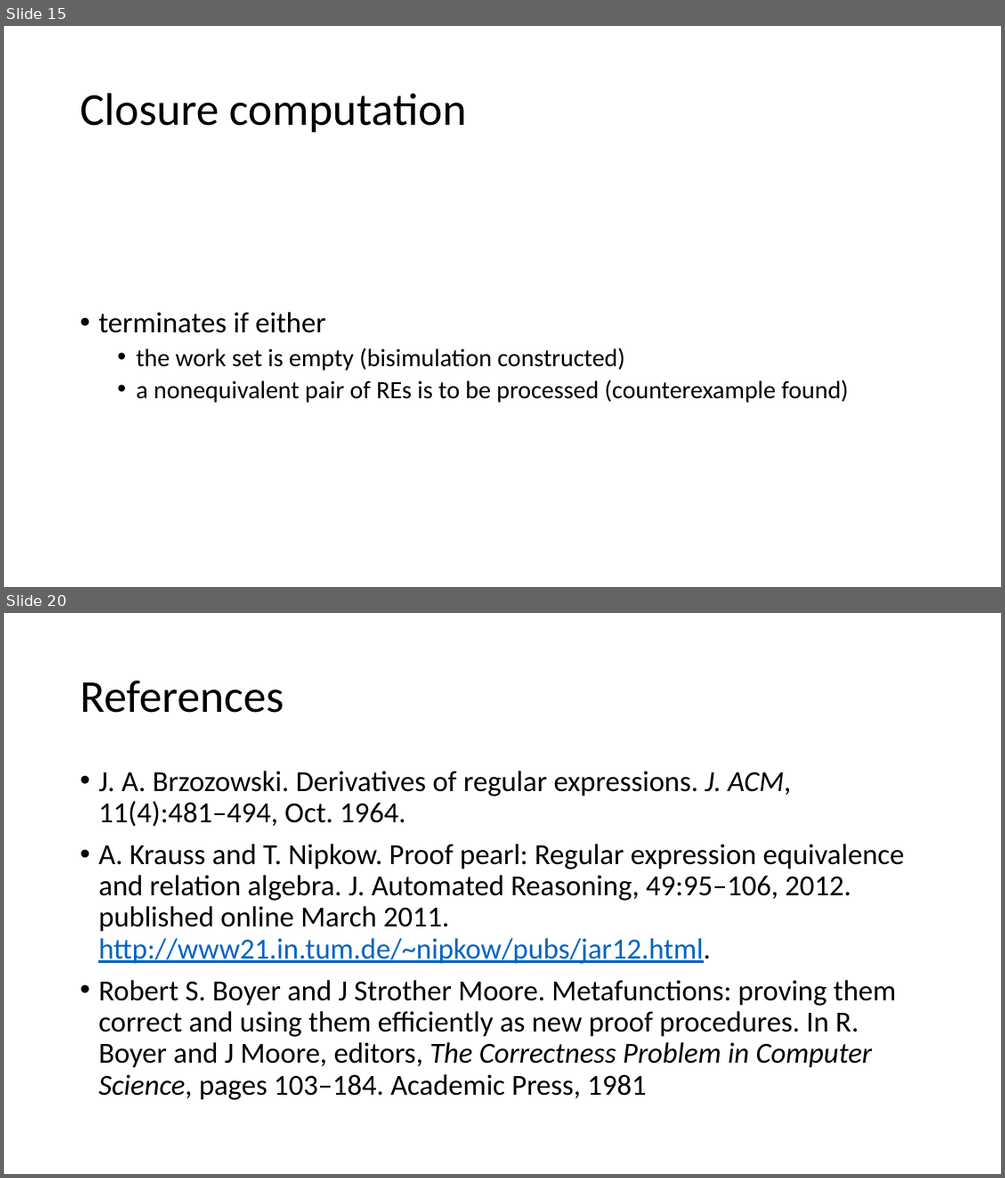
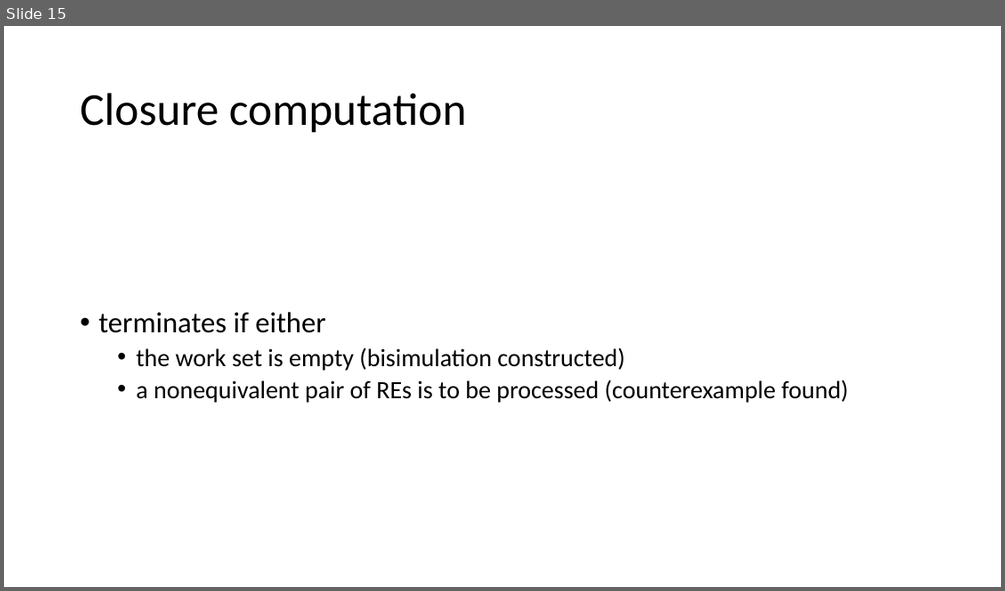
Before and after one commit to Helli/fds_seminar, a slide deck: slides.pptx. Shown one above the other, each under a label of ours: slides 15 and 20 before the commit, slide 15 after it; the slides between them are not shown. The pictures are 1005x1178 and 1005x591 pixels, drawn with LibreOffice and Linux fonts; fonts in the diff are those of the drawing. Boxes give left, top, right and bottom in pixels: in the first picture for what was removed or moved away, otherwise in the second. Text is boxed around its words. In the diff, an @@ line names an element or a change of style, - is before the commit and + after.

```diff
--- a/slides.pptx
+++ b/slides.pptx
@@ slide 20 removed at (x1=4, y1=613, x2=1001, y2=1174), background #FFFFFF @@
@@ title removed at (x1=80, y1=680, x2=283, y2=713) @@
-References
@@ text removed at (x1=98, y1=771, x2=905, y2=1100) @@
-• J. A. Brzozowski. Derivatives of regular expressions. J. ACM, 11(4):481–494, Oct. 1964.
-• A. Krauss and T. Nipkow. Proof pearl: Regular expression equivalence and relation algebra. J. Automated Reasoning, 49:95–106, 2012. published online March 2011. http://www21.in.tum.de/~nipkow/pubs/jar12.html.
-• Robert S. Boyer and J Strother Moore. Metafunctions: proving them correct and using them efficiently as new proof procedures. In R. Boyer and J Moore, editors, The Correctness Problem in Computer Science, pages 103–184. Academic Press, 1981
```
Also in this commit, not shown: 2 slides added, 4 other slides removed.
